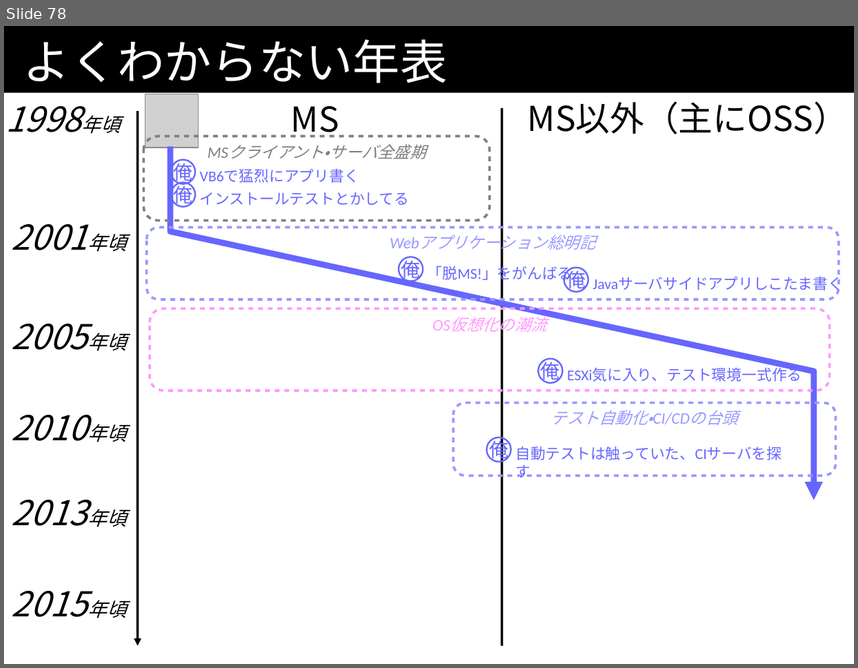
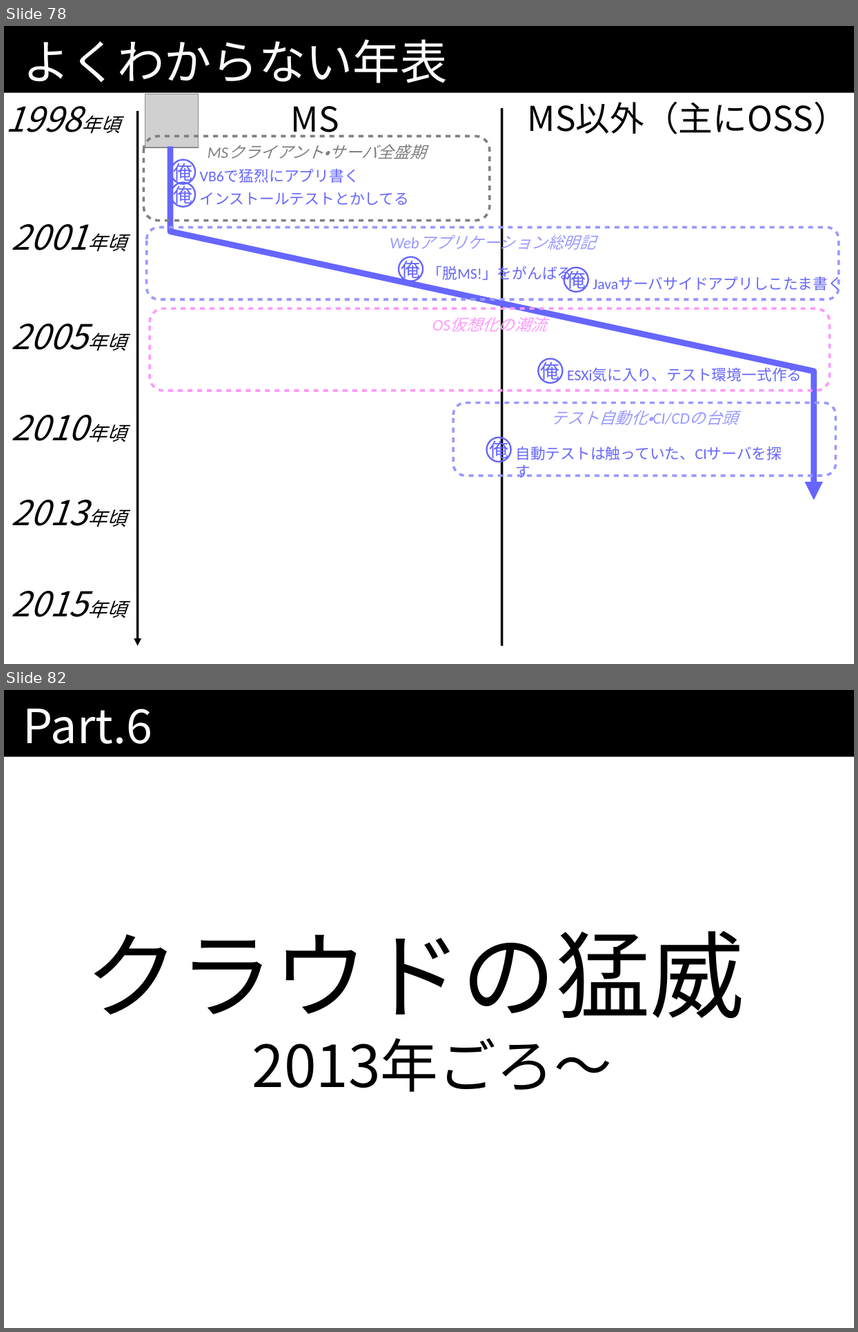
Before and after one commit to kazuhito-m/kazuhito-m.github.io, a slide deck: _drafts/comcamp2016.odp. Shown one above the other, each under a label of ours: slide 78 before the commit, slides 78 and 82 after it; the slides between them are not shown. The pictures are 858x668 and 858x1332 pixels, drawn with LibreOffice and Linux fonts; fonts in the diff are those of the drawing; grey boxes stand for pictures. Boxes give left, top, right and bottom in pixels: in the first picture for what was removed or moved away, otherwise in the second. Text is boxed around its words. In the diff, an @@ line names an element or a change of style, - is before the commit and + after.

```diff
--- a/_drafts/comcamp2016.odp
+++ b/_drafts/comcamp2016.odp
@@ slide 82 added at (x1=4, y1=690, x2=854, y2=1328), background #FFFFFF; not listed: 1 template element that a slide beside it also shows @@
@@ title added at (x1=23, y1=709, x2=153, y2=744), 44 pt, text #FFFFFF @@
+Part.6
@@ subtitle added at (x1=85, y1=931, x2=744, y2=1092), 54 pt, text #000000 @@
+クラウドの猛威
+2013年ごろ〜
```
Also in this commit, not shown: 4 slides changed, 31 other slides added, 1 other file.
